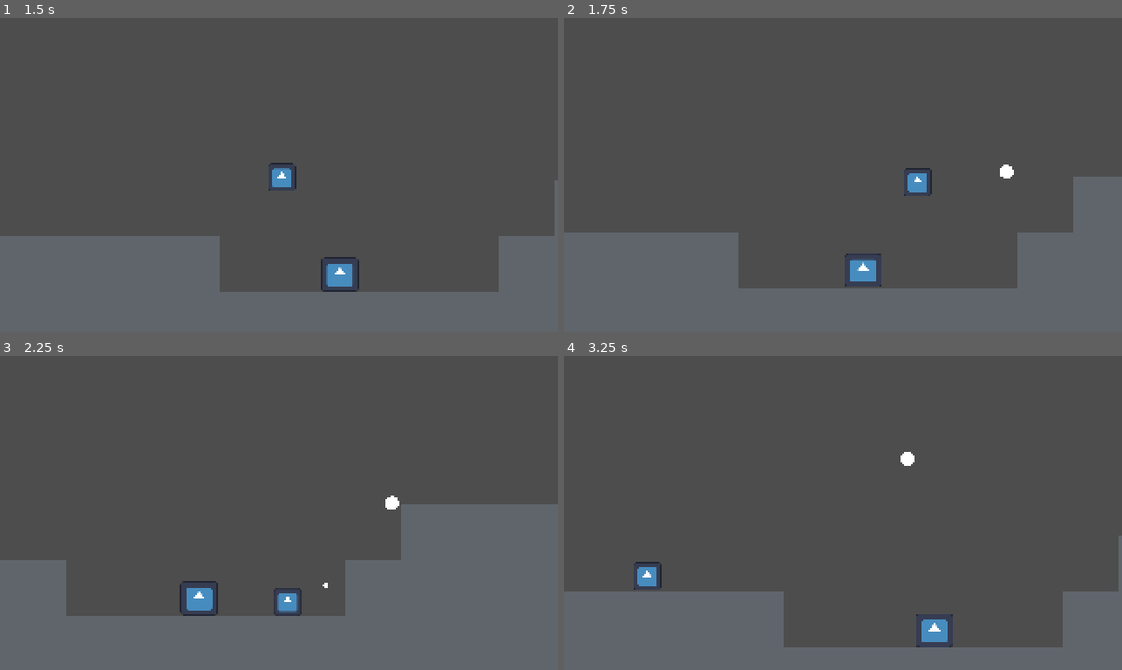
Above: before the commit, frames 1-4 (two rows, left to right).
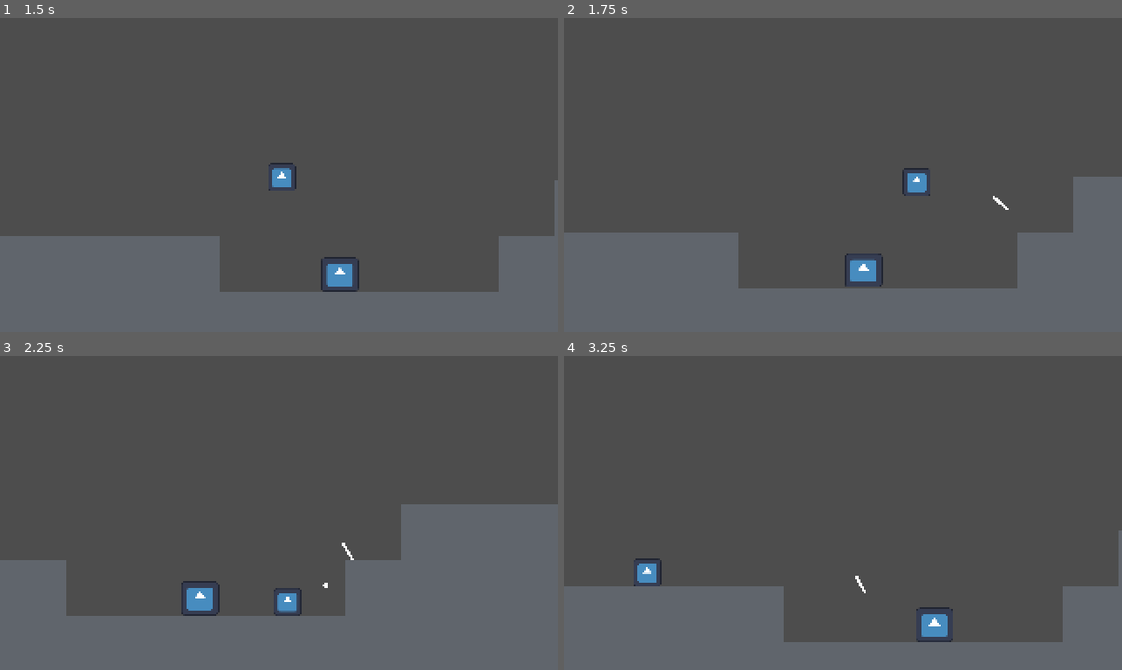
Above: after the commit, the same moments.

Repository: Borrow-Game/game-godot
Game: Godot game, scene res://Scenes/physics_sample_scene.tscn
Same seed, same stepped clock (60 frames per second), same inputs: the game is played once before the commit and once after it. The engine's default icon, where the game draws it, is replaced by a stand-in: a white triangle on a blue panel in a dark square.
Inputs:
- Up to frame 1 (1.5 s): tap Enter (ui_accept) at 0.5, 0.77 s; hold Shift (shoot bow) 0.53-1.28 s; hold Right (right) from 0.53 s (still down); tap X (dash) at 1.35 s
- Up to frame 2 (1.75 s): keep holding Right (right); tap Enter (ui_accept) at 1.52 s; tap Shift (shoot bow) at 1.55 s
- Up to frame 3 (2.25 s): release Right (right) at 2.03 s; hold Left (left) from 2.03 s (still down); hold Shift (shoot bow) from 2.03 s (still down)
- Up to frame 4 (3.25 s): release Left (left) at 2.78 s; release Shift (shoot bow) at 2.78 s; hold Right (right) from 2.78 s (still down); tap Shift (shoot bow) at 2.85 s; tap Enter (ui_accept) at 3.02 s

Frame 1 is identical in both runs. In frame 2, 0.2% of the frame differs, in the area x 50-81%, y 46-85%; in frame 3, 0.2%; in frame 4, 2.2%, in the area x 0-100%, y 30-93%.

Commit message:
fix: better arrows

Diff:
--- a/Scenes/arrow.tscn
+++ b/Scenes/arrow.tscn
@@ -1,14 +1,15 @@
-[gd_scene load_steps=4 format=3 uid="uid://de3gxee2bnp55"]
+[gd_scene load_steps=5 format=3 uid="uid://de3gxee2bnp55"]
 
 [ext_resource type="Script" path="res://Scripts/arrow.gd" id="1_tdbg5"]
 
-[sub_resource type="CircleShape2D" id="CircleShape2D_gesu5"]
-radius = 5.0
+[sub_resource type="RectangleShape2D" id="RectangleShape2D_pwtde"]
+size = Vector2(11, 1.8)
 
-[sub_resource type="SphereMesh" id="SphereMesh_3pfjx"]
-radius = 0.25
-height = 0.5
-radial_segments = 32
+[sub_resource type="QuadMesh" id="QuadMesh_3net3"]
+size = Vector2(0.7, 0.1)
+
+[sub_resource type="RectangleShape2D" id="RectangleShape2D_4h6kx"]
+size = Vector2(11.5, 2)
 
 [node name="arrow" type="CharacterBody2D" groups=["arrow"]]
 collision_layer = 2
@@ -16,17 +17,17 @@
 script = ExtResource("1_tdbg5")
 
 [node name="arrow_collision" type="CollisionShape2D" parent="."]
-shape = SubResource("CircleShape2D_gesu5")
+shape = SubResource("RectangleShape2D_pwtde")
 
 [node name="arrow_texture_shape" type="MeshInstance2D" parent="."]
 position = Vector2(0, 1.90735e-06)
 scale = Vector2(16.0181, 16)
-mesh = SubResource("SphereMesh_3pfjx")
+mesh = SubResource("QuadMesh_3net3")
 
 [node name="Area2D" type="Area2D" parent="." groups=["arrow"]]
 
 [node name="arrow_collision" type="CollisionShape2D" parent="Area2D"]
-shape = SubResource("CircleShape2D_gesu5")
+shape = SubResource("RectangleShape2D_4h6kx")
 
 [connection signal="body_entered" from="Area2D" to="." method="_on_area_2d_body_entered"]
 [connection signal="body_exited" from="Area2D" to="." method="_on_area_2d_body_exited"]
--- a/Scripts/arrow.gd
+++ b/Scripts/arrow.gd
@@ -1,12 +1,13 @@
 extends CharacterBody2D
 
-@export var angle = 0
+@export var angle = 1
 
 var active = true
-
+var speed = 1
 # Called when the node enters the scene tree for the first time.
 func _ready() -> void:
-	pass # Replace with function body.
+
+	speed = -20 /  angle + 1
 
 
 # Called every frame. 'delta' is the elapsed time since the previous frame.
@@ -14,10 +15,13 @@
 	if active:
 		velocity = Vector2.from_angle(deg_to_rad(angle))  * 10
 		move_and_collide(velocity)
-		angle += 1  * 60 * delta
+		if angle < 90:
+
+			angle += speed  * 60 * delta
 
 		if RespawnHandler.respawning > 0:
 			reset()
+	self.rotation = deg_to_rad(angle)
 
 func reset() -> void:
 	self.queue_free()
--- a/Scripts/player_character.gd
+++ b/Scripts/player_character.gd
@@ -83,7 +83,7 @@
 
 func shoot(delta: float, angle: float) -> void:
 	var new_arrow = arrow_scene.instantiate()
-	new_arrow.angle = angle
+	new_arrow.angle = angle + 1
 	new_arrow.position = self.global_position
 	self.get_parent().get_node("arrows").add_child(new_arrow)
 
